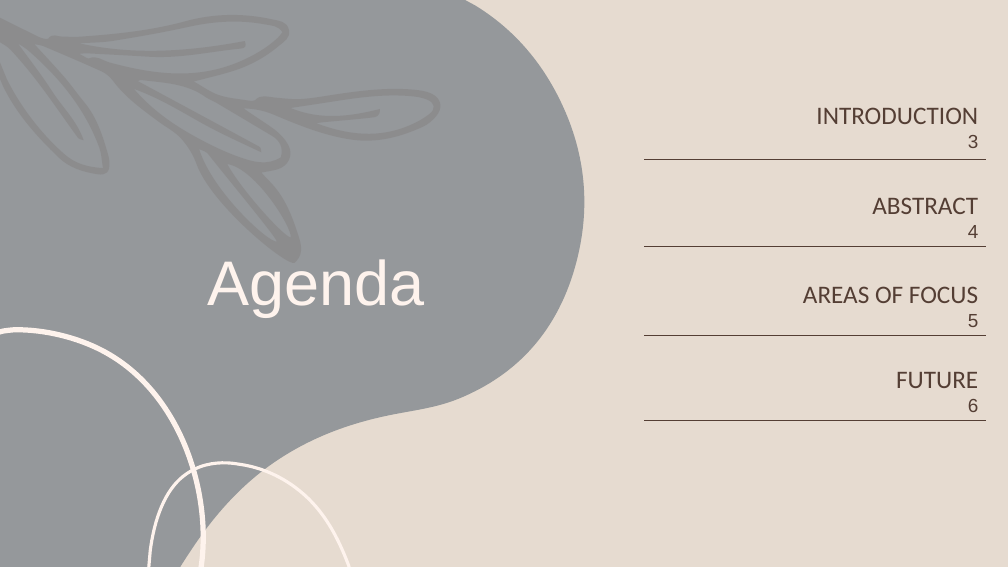
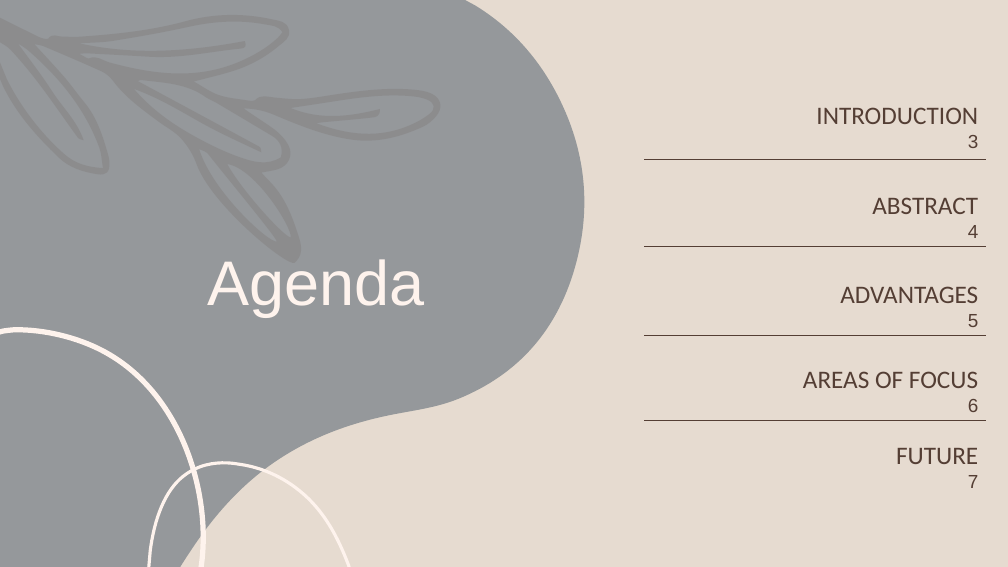
Before and after one commit to Nikhil1601/Medical-Record-Blockchain-Storage-, a slide deck: slide 2 of Medical Record Blockchain Storage.pptx. Drawn at 1008x567 pixels with LibreOffice and Linux fonts; fonts in the diff are those of the drawing. Boxes give left, top, right and bottom in pixels: in the first picture for what was removed or moved away, otherwise in the second. Text is boxed around its words. In the diff, an @@ line names an element or a change of style, - is before the commit and + after.

```diff
--- a/Medical Record Blockchain Storage.pptx
+++ b/Medical Record Blockchain Storage.pptx
@@ table at box(644, 97, 986, 497) @@
-row 3, column 1: AREAS OF FOCUS / 5
+row 3, column 1: ADVANTAGES / 5
-row 4, column 1: FUTURE / 6
+row 4, column 1: AREAS OF FOCUS / 6
-row 5, column 1: 
+row 5, column 1: FUTURE / 7
```
Also in this commit, not shown: 4 other slides changed, 1 slide added.
